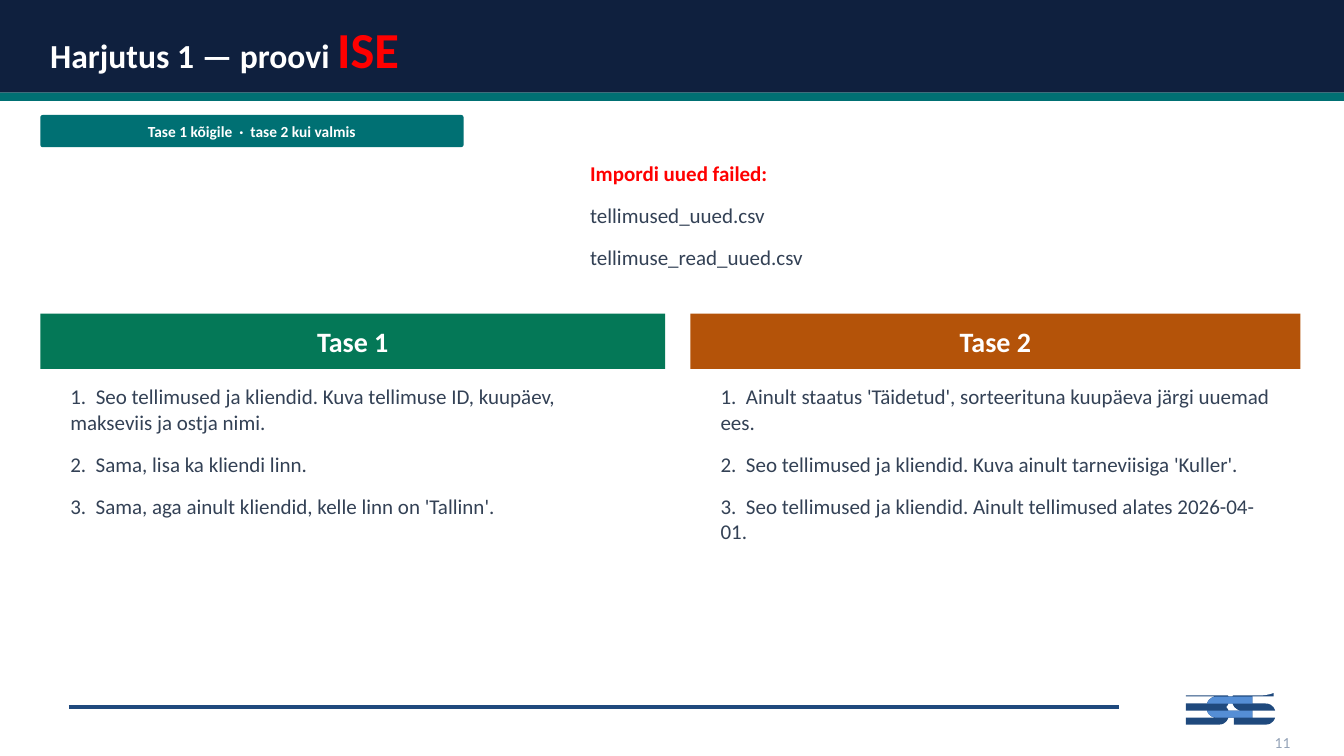
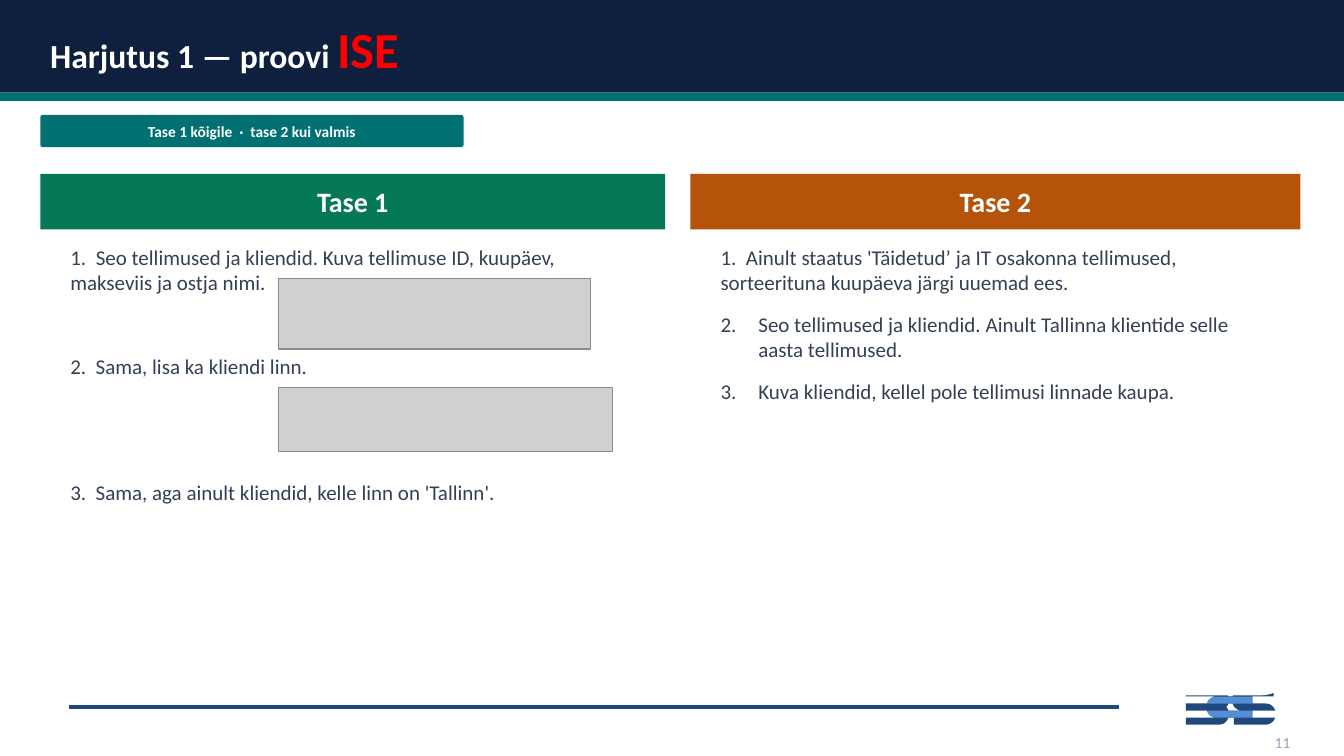
Before and after one commit to emilieabel/andmetarkus, a slide deck: slide 12 of Materjalid/Day8 SQL/8-paev-andmetarkus-esitlus.pptx (slide 9 before the commit). Drawn at 1344x756 pixels with LibreOffice and Linux fonts; fonts in the diff are those of the drawing; grey boxes stand for pictures. Boxes give left, top, right and bottom in pixels: in the first picture for what was removed or moved away, otherwise in the second. Text is boxed around its words. In the diff, an @@ line names an element or a change of style, - is before the commit and + after.

```diff
--- a/Materjalid/Day8 SQL/8-paev-andmetarkus-esitlus.pptx
+++ b/Materjalid/Day8 SQL/8-paev-andmetarkus-esitlus.pptx
@@ text removed at bbox=[590, 166, 803, 268] @@
-Impordi uued failed:
-tellimused_uued.csv
-tellimuse_read_uued.csv
@@ 2 texts, 2 rectangles: place and size @@
-2 texts, 2 rectangles at bbox=[40, 314, 1301, 369]
+2 texts, 2 rectangles at bbox=[40, 174, 1301, 230]
@@ text "1. Seo tellimused ja kliendid. ..." rewrapped from bbox=[70, 389, 555, 518] to bbox=[70, 250, 555, 504] @@
@@ text at bbox=[721, 250, 1229, 403]: text changed @@
-1. Ainult staatus 'Täidetud', sorteerituna kuupäeva järgi uuemad ees.
-2. Seo tellimused ja kliendid. Kuva ainult tarneviisiga 'Kuller'.
-3. Seo tellimused ja kliendid. Ainult tellimused alates 2026-04-01.
+1. Ainult staatus 'Täidetud’ ja IT osakonna tellimused, sorteerituna kuupäeva järgi uuemad ees.
+2. Seo tellimused ja kliendid. Ainult Tallinna klientide selle aasta tellimused.
+3. Kuva kliendid, kellel pole tellimusi linnade kaupa.
@@ picture added at bbox=[278, 278, 591, 349] @@
@@ picture added at bbox=[278, 388, 613, 453] @@
```
Also in this commit, not shown: 17 other slides changed, 20 slides added, 5 slides removed, 7 other files.
